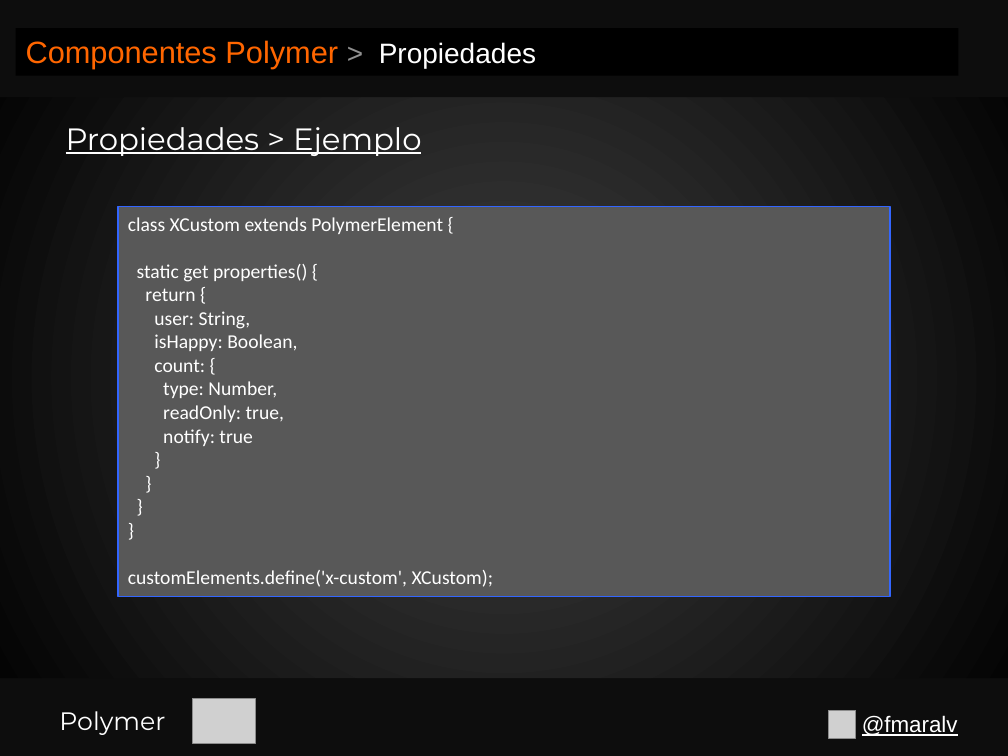
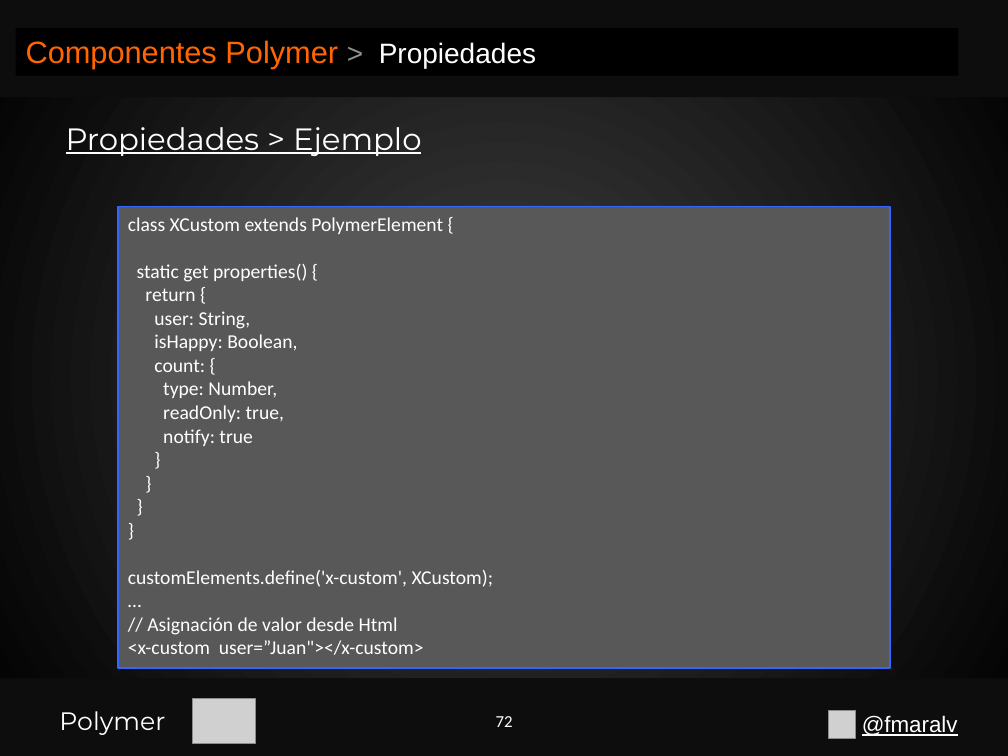
Before and after one commit to fmaralv/Presentacion, a slide deck: slide 72 of Polymer.pptx (slide 69 before the commit). Drawn at 1008x756 pixels with LibreOffice and Linux fonts; fonts in the diff are those of the drawing; grey boxes stand for pictures. Boxes give left, top, right and bottom in pixels: in the first picture for what was removed or moved away, otherwise in the second. Text is boxed around its words. In the diff, an @@ line names an element or a change of style, - is before the commit and + after.

```diff
--- a/Polymer.pptx
+++ b/Polymer.pptx
@@ rectangle "class XCustom extends PolymerElement {": place and size @@
-rectangle "class XCustom extends PolymerElement {" at [118,207,890,597]
+rectangle "class XCustom extends PolymerElement {" at [118,207,890,668]
@@ text in rectangle at [128,617,424,655]: paragraphs added @@
+…
+// Asignación de valor desde Html
+<x-custom user=”Juan"></x-custom>
@@ page number added at [496,716,513,727], 12 pt, text #FFFFFF @@
+72
```
Also in this commit, not shown: 68 other slides changed, 35 slides added, 2 slides removed.
